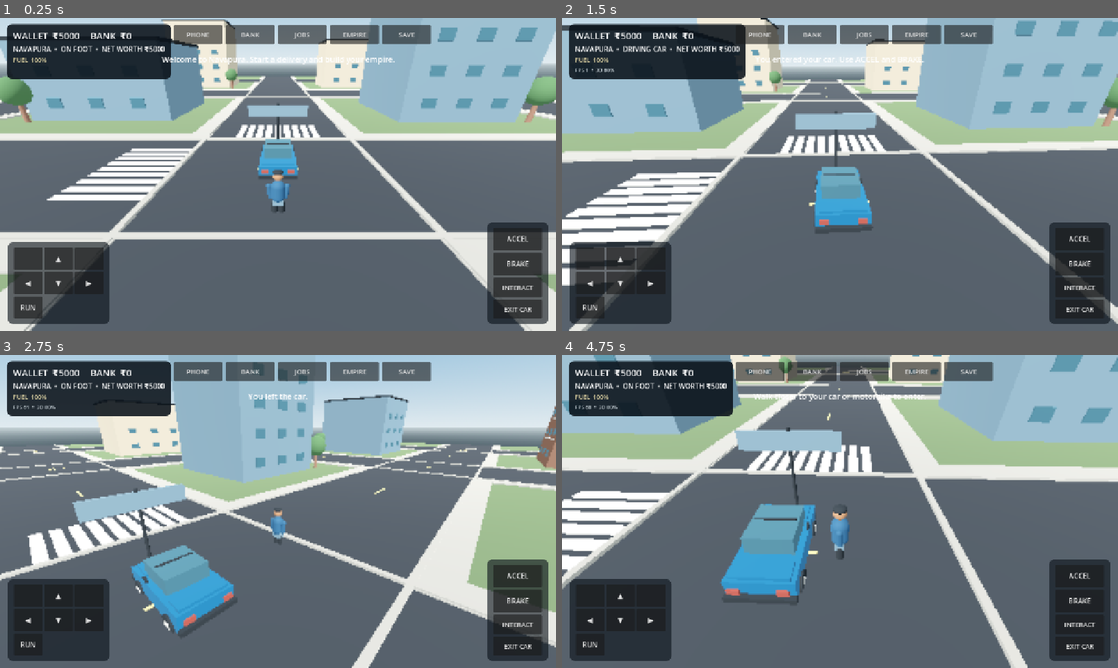
Above: before the commit, frames 1-4 (two rows, left to right).
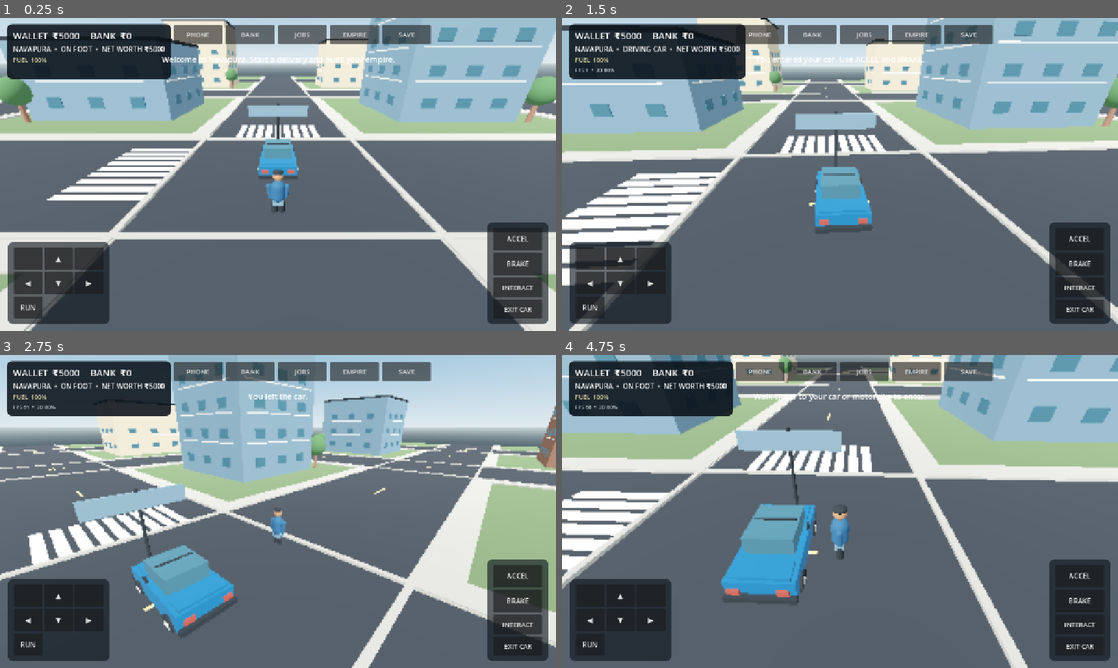
Above: after the commit, the same moments.

Repository: g82202773-coder/-blue-orbit-731
Game: Godot game, scene res://scenes/main.tscn
Same seed, same stepped clock (60 frames per second), same inputs: the game is played once before the commit and once after it.
Inputs (mouse positions are in pixels of both pictures, inside the frame that each line leads up to):
- Up to frame 1 (0.25 s): no input
- Up to frame 2 (1.5 s): move the mouse to (962, 158) at 0.52 s; hold D (move_right) 0.53-1.25 s; tap E (interact) at 0.6 s; click (962, 158) at 0.67 s; drag from (728, 190) to (812, 237) at 1.27 s
- Up to frame 3 (2.75 s): move the mouse to (333, 442) at 2.02 s; hold D (move_right) from 2.03 s (still down); tap E (interact) at 2.1 s
- Up to frame 4 (4.75 s): release D (move_right) at 2.75 s; drag from (812, 574) to (673, 464) at 2.77 s; move the mouse to (1006, 558) at 3.52 s; hold A (move_left) 3.53-4.25 s; tap E (interact) at 3.6 s; drag from (673, 464) to (756, 433) at 4.27 s

The runs differ from the first frame. In frame 1, 1.1% of the frame differs, in the area x 6-98%, y 0-30%; in frame 2, 1.2%, in the area x 0-100%, y 0-32%; in frame 3, 1.1%; in frame 4, 0.8%.

Commit message:
Embed windows and storefronts into walls and add side-facade windows and trims

Diff:
--- a/scripts/main.gd
+++ b/scripts/main.gd
@@ -303,10 +303,19 @@
         for column in range(3):
             var wx := (float(column) - 1.0) * size.x * 0.29
             var wy := -size.y * 0.5 + 2.0 + float(row) * 3.2
-            window_transforms.append(Transform3D(Basis.IDENTITY, center + Vector3(wx, wy, -size.z * 0.5 - 0.08)))
-            window_transforms.append(Transform3D(Basis.IDENTITY, center + Vector3(wx, wy, size.z * 0.5 + 0.08)))
+            # Embed facade glazing slightly into the wall so it never appears to float.
+            window_transforms.append(Transform3D(Basis.IDENTITY, center + Vector3(wx, wy, -size.z * 0.5 - 0.045)))
+            window_transforms.append(Transform3D(Basis.IDENTITY, center + Vector3(wx, wy, size.z * 0.5 + 0.045)))
+            var wz := (float(column) - 1.0) * size.z * 0.29
+            var side_basis := Basis(Vector3.UP, PI * 0.5)
+            window_transforms.append(Transform3D(side_basis, center + Vector3(-size.x * 0.5 - 0.045, wy, wz)))
+            window_transforms.append(Transform3D(side_basis, center + Vector3(size.x * 0.5 + 0.045, wy, wz)))
         if row > 0:
-            trim_transforms.append(Transform3D(Basis.IDENTITY, center + Vector3(0.0, -size.y * 0.5 + 1.0 + float(row) * 3.2, -size.z * 0.5 - 0.08)))
+            var trim_y := -size.y * 0.5 + 1.0 + float(row) * 3.2
+            trim_transforms.append(Transform3D(Basis.IDENTITY, center + Vector3(0.0, trim_y, -size.z * 0.5 - 0.02)))
+            trim_transforms.append(Transform3D(Basis.IDENTITY, center + Vector3(0.0, trim_y, size.z * 0.5 + 0.02)))
+            trim_transforms.append(Transform3D(Basis(Vector3.UP, PI * 0.5), center + Vector3(-size.x * 0.5 - 0.02, trim_y, 0.0)))
+            trim_transforms.append(Transform3D(Basis(Vector3.UP, PI * 0.5), center + Vector3(size.x * 0.5 + 0.02, trim_y, 0.0)))
     if index % 4 == 0:
         _build_shop_front(body, size, index)
 
@@ -349,15 +358,15 @@
 
 func _build_shop_front(parent: Node3D, size: Vector3, index: int) -> void:
     var sign_color: Material = mats["red"] if index % 8 == 0 else mats["blue"]
-    _box_mesh(parent, Vector3(4.5, 0.72, 0.24), Vector3(0.0, -size.y * 0.5 + 1.65, -size.z * 0.5 - 0.18), sign_color, "ShopCanopy")
-    _box_mesh(parent, Vector3(2.7, 1.7, 0.10), Vector3(0.0, -size.y * 0.5 + 0.75, -size.z * 0.5 - 0.08), mats["glass"], "ShopfrontWindow")
+    _box_mesh(parent, Vector3(4.5, 0.72, 0.24), Vector3(0.0, -size.y * 0.5 + 1.65, -size.z * 0.5 - 0.08), sign_color, "ShopCanopy")
+    _box_mesh(parent, Vector3(2.7, 1.7, 0.10), Vector3(0.0, -size.y * 0.5 + 0.75, -size.z * 0.5 - 0.045), mats["glass"], "ShopfrontWindow")
     var sign := Label3D.new()
     var names := ["MARKET", "TEA HOUSE", "MOBILE HUB", "GROCERY"]
     sign.text = names[(index / 4) % names.size()]
     sign.font_size = 28
     sign.outline_size = 5
     sign.modulate = Color("#fff4d8")
-    sign.position = Vector3(0.0, -size.y * 0.5 + 1.75, -size.z * 0.5 - 0.33)
+    sign.position = Vector3(0.0, -size.y * 0.5 + 1.75, -size.z * 0.5 - 0.13)
     sign.pixel_size = 0.012
     parent.add_child(sign)
 
